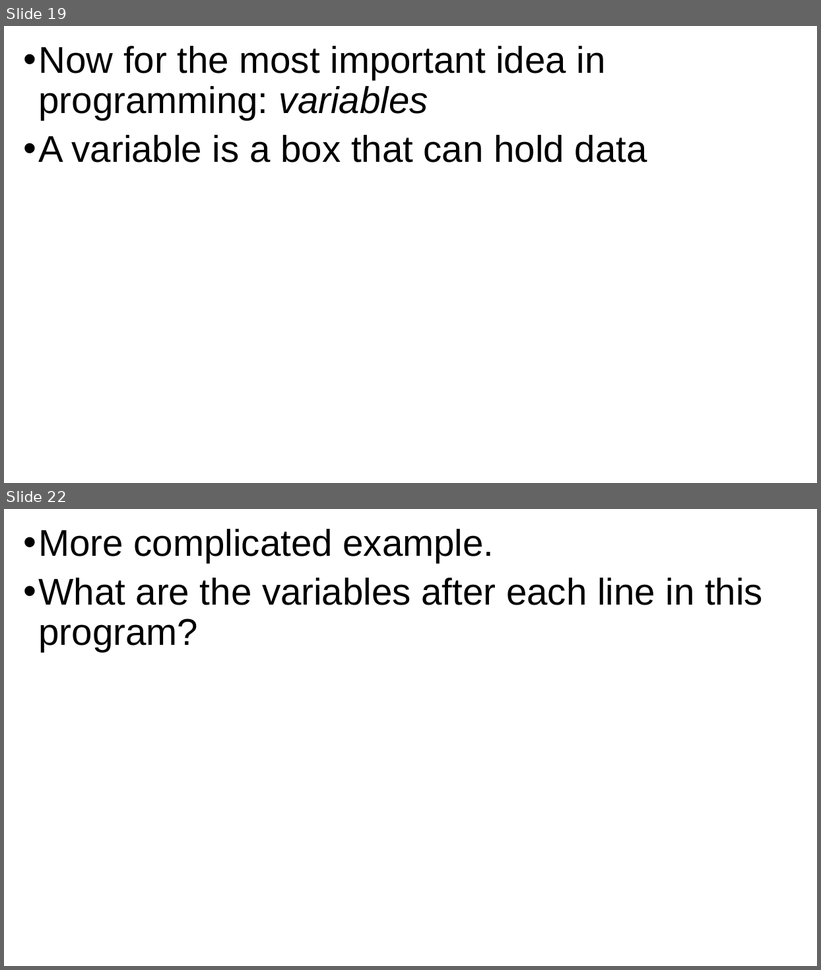
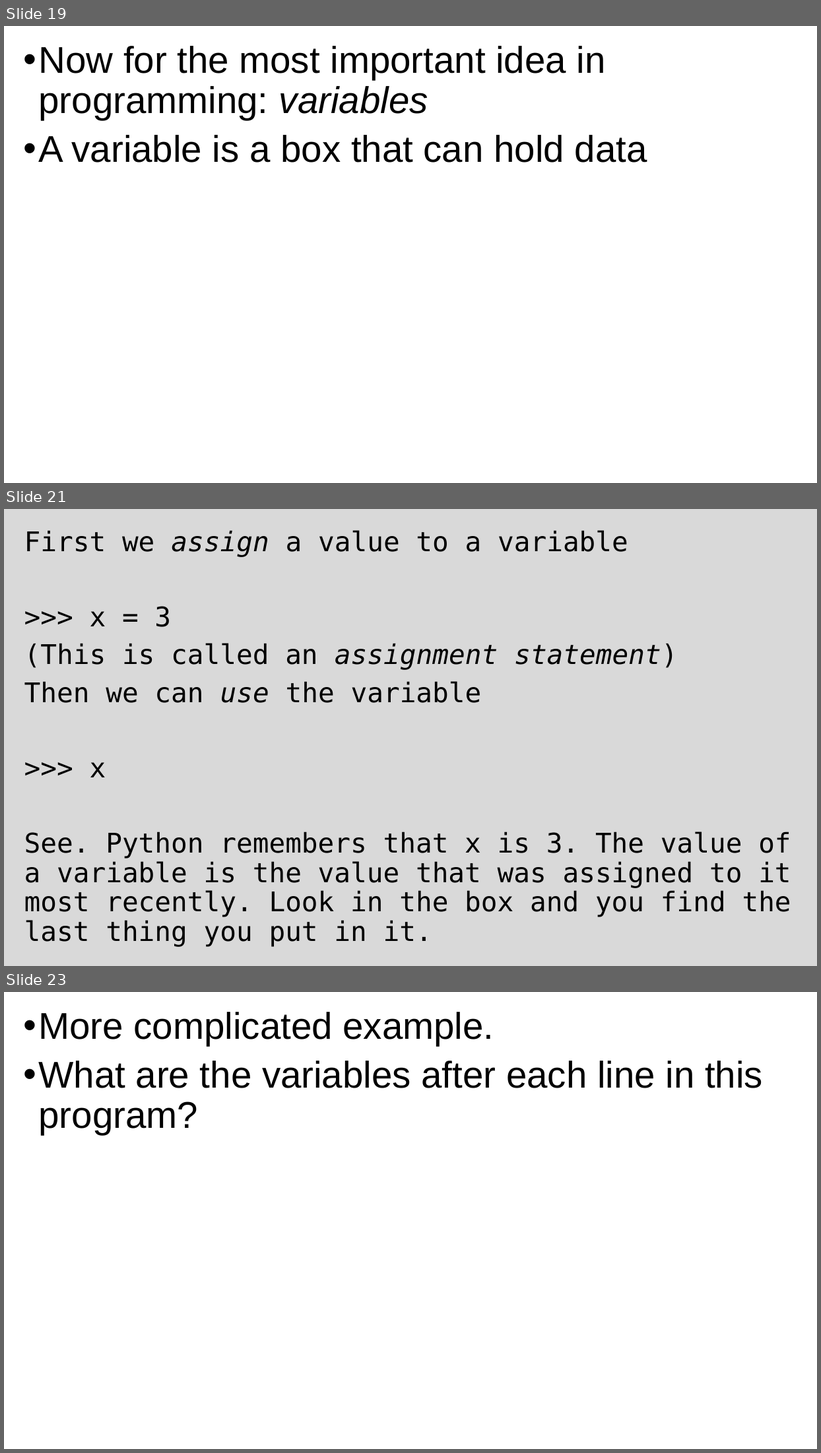
Before and after one commit to grimmelm/ctech404, a slide deck: ctech401/module_2/CTECH401 Module 2 - Variables.pptx. Shown one above the other, each under a label of ours: slides 19 and 22 before the commit, slides 19, 21 and 23 after it; the slides between them are not shown. The pictures are 821x970 and 821x1453 pixels, drawn with LibreOffice and Linux fonts; fonts in the diff are those of the drawing. Boxes give left, top, right and bottom in pixels: in the first picture for what was removed or moved away, otherwise in the second. Text is boxed around its words. In the diff, an @@ line names an element or a change of style, - is before the commit and + after.

```diff
--- a/ctech401/module_2/CTECH401 Module 2 - Variables.pptx
+++ b/ctech401/module_2/CTECH401 Module 2 - Variables.pptx
@@ slide 21 added at [4,509,817,966], background #D9D9D9 @@
@@ text added at [24,530,791,947], 32 pt, text #000000 @@
+First we assign a value to a variable
+>>> x = 3
+(This is called an assignment statement)
+Then we can use the variable
+>>> x
+See. Python remembers that x is 3. The value of a variable is the value that was assigned to it most recently. Look in the box and you find the last thing you put in it.
@@ what was slide 22 is now slide 23 @@
```
Also in this commit, not shown: 8 slides changed, 2 other slides added, 2 slides removed, 2 other files.
